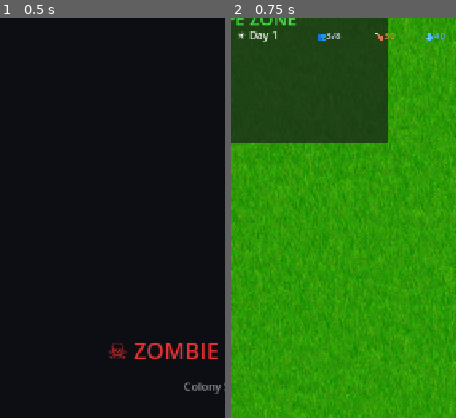
Above: before the commit, frames 1-2 (left to right).
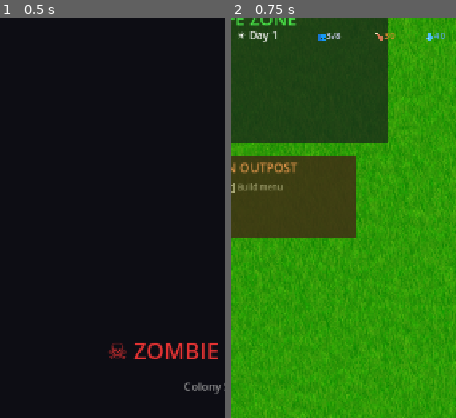
Above: after the commit, the same moments.

Repository: doyler34/zombie-outbreak
Game: Godot game, scene res://scenes/main_menu.tscn
The game is run twice, just before and just after one commit, with the same random seed, the same clock (stepped at 60 frames per second) and the same inputs.
Inputs:
- Up to frame 1 (0.5 s): no input
- Up to frame 2 (0.75 s): click "NEW GAME" at 0.5 s
The pictures show only the part of the screen within x 0-50%, y 0-50%; the shares and areas given below are measured in that part.

Frame 1 is identical in both runs. In frame 2, 11% of the frame differs, in the area x 0-56%, y 34-55%.
Error in both runs: Invalid assignment of property or key 'theme_override_font_sizes' with value of type 'Dictionary' on a base object of type 'Button'. (res://scripts/building_pa…

Commit message:
Add broken outpost + repair quest (starter content)
- New ruined_outpost building starts at level 0 (broken)
- Shows BROKEN OUTPOST on map with repair hint
- Building panel shows 'Repair 🔧' for broken buildings
- Level 0 buildings skipped in stat recalculation
- Repair notification tells player base grows stronger
- Starter resources (15 wood, 5 metal) make repair achievable day 1

Diff:
--- a/data/buildings.json
+++ b/data/buildings.json
@@ -1,5 +1,20 @@
 {
   "buildings": [
+    {
+      "id": "ruined_outpost",
+      "name": "Ruined Outpost",
+      "description": "A broken-down survivor camp. Repair it to establish your base.",
+      "max_level": 3,
+      "base_cost": {"wood": 15, "metal": 5},
+      "cost_per_level": {"wood": 10, "metal": 5},
+      "effects": {
+        "population_cap": {"base": 3, "per_level": 2},
+        "defense": {"base": 3, "per_level": 2},
+        "happiness": {"base": 5, "per_level": 3}
+      },
+      "build_time": 20,
+      "color": "8B7355"
+    },
     {
       "id": "barracks",
       "name": "Barracks",
--- a/scenes/base_scene.tscn
+++ b/scenes/base_scene.tscn
@@ -52,6 +52,54 @@
 theme_override_font_sizes/font_size = 28
 theme_override_colors/font_color = Color(0.3, 0.95, 0.3, 0.9)
 
+[node name="BrokenOutpost" type="Area2D" parent="."]
+
+[node name="OutpostGround" type="ColorRect" parent="BrokenOutpost"]
+layout_mode = 1
+anchors_preset = 8
+anchor_left = 0.5
+anchor_top = 0.5
+anchor_right = 0.5
+anchor_bottom = 0.5
+offset_left = -200
+offset_top = 220
+offset_right = 200
+offset_bottom = 350
+color = Color(0.25, 0.18, 0.08, 0.85)
+mouse_filter = 2
+
+[node name="OutpostLabel" type="Label" parent="BrokenOutpost"]
+layout_mode = 1
+anchors_preset = 8
+anchor_left = 0.5
+anchor_top = 0.5
+anchor_right = 0.5
+anchor_bottom = 0.5
+offset_left = -140
+offset_top = 225
+offset_right = 140
+offset_bottom = 255
+text = "🏚️ BROKEN OUTPOST"
+horizontal_alignment = 1
+theme_override_font_sizes/font_size = 20
+theme_override_colors/font_color = Color(0.9, 0.6, 0.3, 0.9)
+
+[node name="OutpostHint" type="Label" parent="BrokenOutpost"]
+layout_mode = 1
+anchors_preset = 8
+anchor_left = 0.5
+anchor_top = 0.5
+anchor_right = 0.5
+anchor_bottom = 0.5
+offset_left = -180
+offset_top = 260
+offset_right = 180
+offset_bottom = 290
+text = "Repair in 🏗️ Build menu"
+horizontal_alignment = 1
+theme_override_font_sizes/font_size = 13
+theme_override_colors/font_color = Color(0.7, 0.7, 0.5, 0.8)
+
 [node name="DayNightOverlay" type="ColorRect" parent="."]
 layout_mode = 1
 anchors_preset = 15
--- a/scripts/building_panel.gd
+++ b/scripts/building_panel.gd
@@ -42,8 +42,13 @@
 
 		# Building name + current level
 		var current_level = GameState.buildings.get(bld.id, 0)
+		var is_placed = GameState.buildings.has(bld.id)
+		var is_broken = is_placed and current_level == 0
 		var name_label = Label.new()
-		name_label.text = "%s (Lv %d)" % [bld.name, current_level]
+		if is_broken:
+			name_label.text = "%s (Broken)" % bld.name
+		else:
+			name_label.text = "%s (Lv %d)" % [bld.name, current_level]
 		name_label.custom_minimum_size = Vector2(200, 0)
 		name_label.label_settings = LabelSettings.new()
 		name_label.label_settings.font_size = 16
@@ -52,7 +57,9 @@
 
 		# Build/upgrade button
 		var btn = Button.new()
-		if current_level == 0:
+		if is_broken:
+			btn.text = "Repair 🔧"
+		elif not is_placed:
 			btn.text = "Build"
 		elif current_level < bld.max_level:
 			btn.text = "Upgrade → Lv%d" % (current_level + 1)
@@ -103,7 +110,10 @@
 		GameState.buildings[bld.id] = target_level
 		GameState._recalculate_base_stats()
 		EventBus.building_built.emit(bld.id, target_level)
-		EventBus.notification.emit("%s built to level %d!" % [bld.name, target_level], "#00FF00")
+		if current_level == 0:
+			EventBus.notification.emit("%s repaired! Your base grows stronger." % bld.name, "#00FF00")
+		else:
+			EventBus.notification.emit("%s upgraded to level %d!" % [bld.name, target_level], "#00FF00")
 		_populate_list()
 	else:
 		EventBus.notification.emit("Not enough resources for %s!" % bld.name, "#FF4444")
--- a/scripts/game_state.gd
+++ b/scripts/game_state.gd
@@ -47,9 +47,11 @@
 
 	# Build initial barracks at level 1
 	buildings["barracks"] = 1
+	# Ruined outpost starts broken (level 0), needs repair
+	buildings["ruined_outpost"] = 0
 	_recalculate_base_stats()
 
-	EventBus.notification.emit("Day %d begins. Good luck, Overseer." % current_day, "#00FF00")
+	EventBus.notification.emit("Day %d begins. A ruined outpost nearby needs repair!" % current_day, "#FFAA00")
 	save_game()
 
 func _spawn_starting_survivors(count: int) -> void:
@@ -95,6 +97,8 @@
 	for bld in buildings_data.buildings:
 		if buildings.has(bld.id):
 			var lvl = buildings[bld.id]
+			if lvl <= 0:
+				continue  # Skip broken/ruined buildings
 			for effect in bld.effects:
 				var cfg = bld.effects[effect]
 				# Use base + (level-1) * per_level
